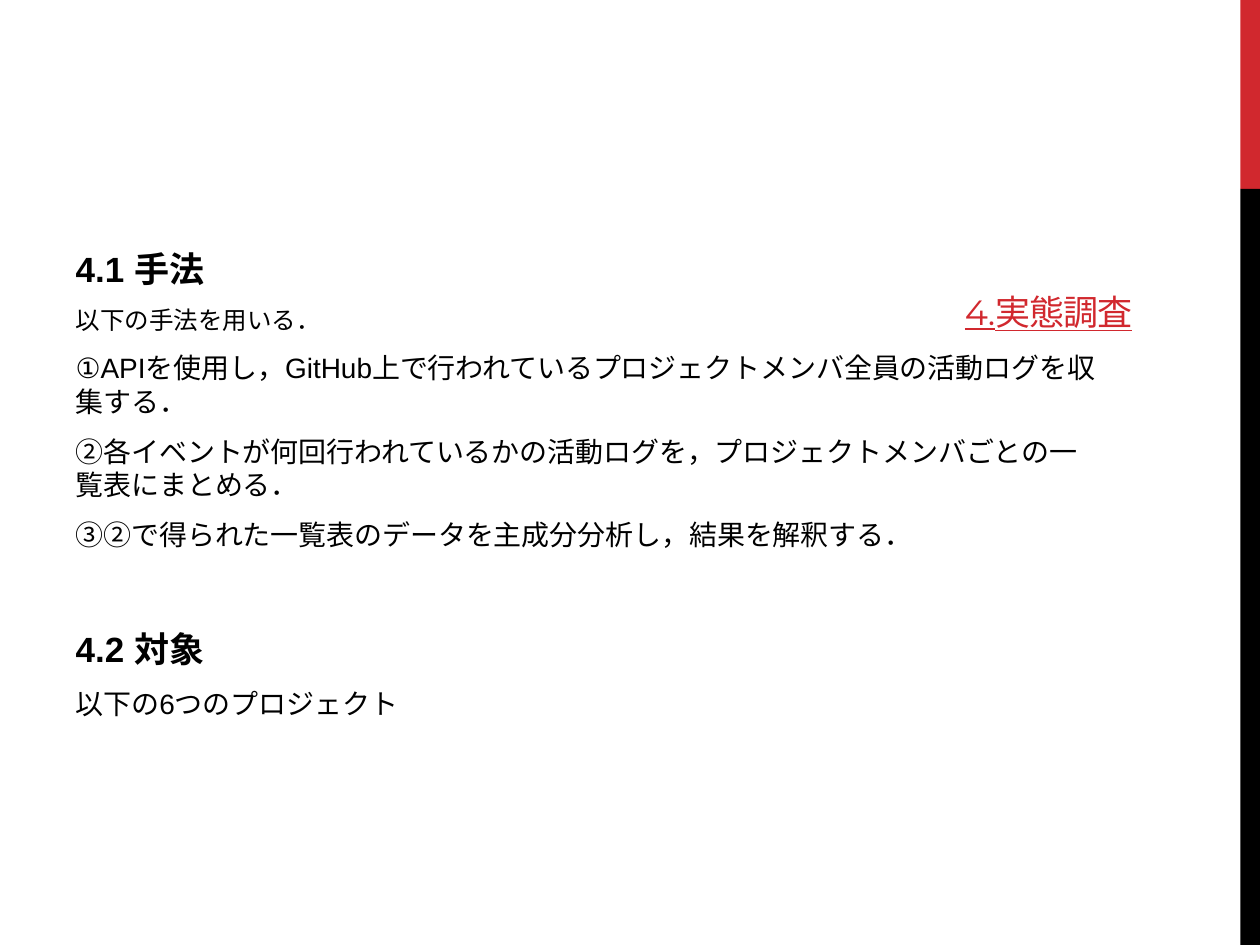
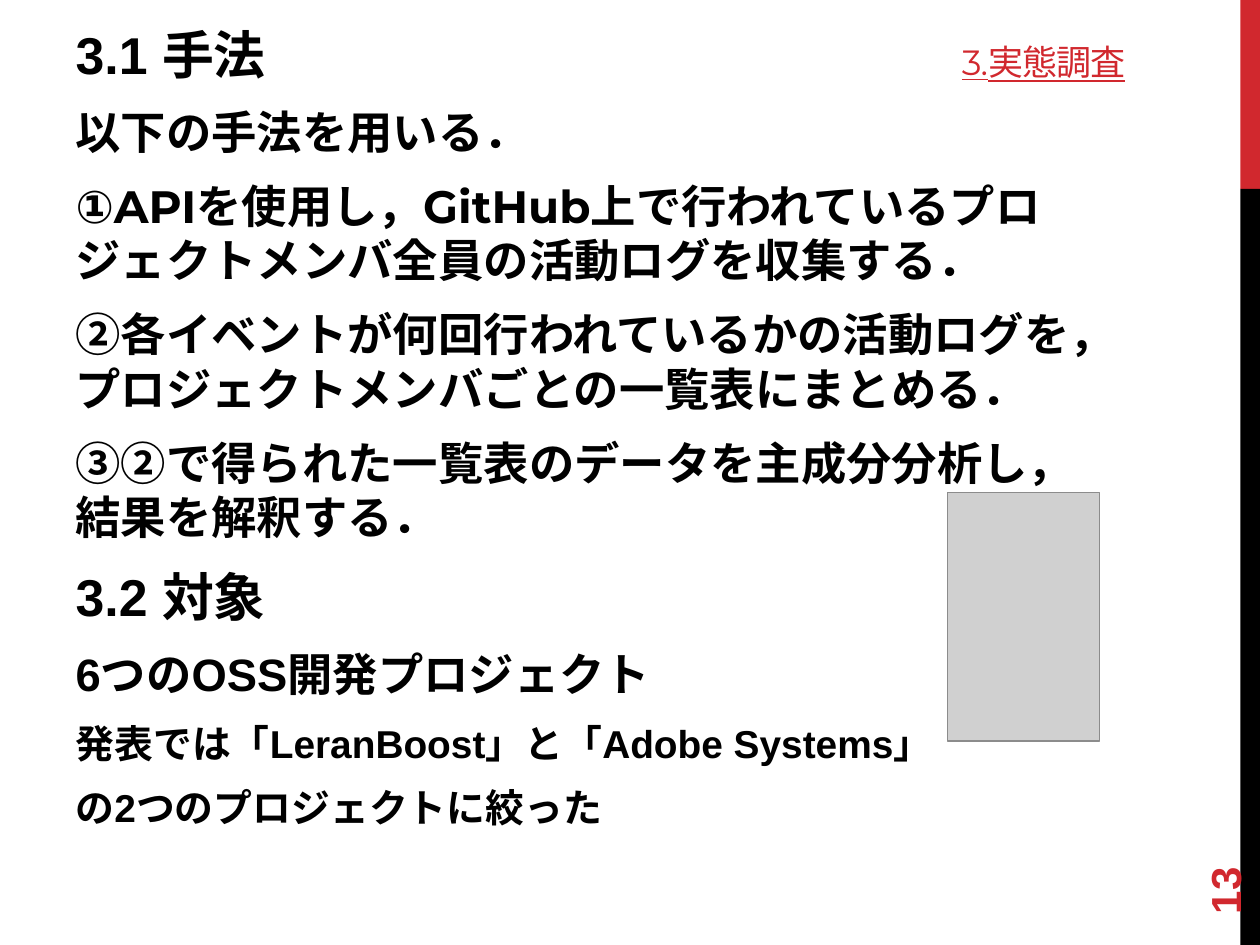
Before and after one commit to keimatsui/kadai, a slide deck: slide 13 of 卒業論文/2012/関口元基/パワポ.pptx (slide 15 before the commit). Drawn at 1260x945 pixels with LibreOffice and Linux fonts; fonts in the diff are those of the drawing; grey boxes stand for pictures. Boxes give left, top, right and bottom in pixels: in the first picture for what was removed or moved away, otherwise in the second. Text is boxed around its words. In the diff, an @@ line names an element or a change of style, - is before the commit and + after.

```diff
--- a/卒業論文/2012/関口元基/パワポ.pptx
+++ b/卒業論文/2012/関口元基/パワポ.pptx
@@ text "3.1 手法" moved from (x1=76, y1=252, x2=1078, y2=717) to (x1=76, y1=30, x2=1115, y2=826) @@
@@ text at (x1=76, y1=30, x2=266, y2=79): text changed; size 20 to 29.6 pt @@
-4.1 手法
+3.1 手法
@@ text at (x1=962, y1=45, x2=1125, y2=82): text changed @@
-4.実態調査
+3.実態調査
@@ text at (x1=76, y1=110, x2=1115, y2=538): size 14 to 25.9 pt in "以下の手法を用いる．"; font Arial to Montserrat, bold on in "以下の手法を用いる．", "①APIを使用し，GitHub上で行われているプロジェクトメンバ全員の活動ログを収集する．", "②各イベントが何回行われているかの活動ログを，プロジェクトメンバごとの一覧表にまとめる．", "③②で得られた一覧表のデータを主成分分析し，結果を解釈する．"; size 16 to 25.9 pt in "①APIを使用し，GitHub上で行われているプロジェクトメンバ全員の活動ログを収集する．", "②各イベントが何回行われているかの活動ログを，プロジェクトメンバごとの一覧表にまとめる．", "③②で得られた一覧表のデータを主成分分析し，結果を解釈する．"; more space between paragraphs @@
@@ picture added at (x1=948, y1=493, x2=1099, y2=741) @@
@@ text at (x1=76, y1=572, x2=933, y2=826): text changed; size 16 to 22.2 pt; bold on @@
-4.2 対象
-以下の6つのプロジェクト
+3.2 対象
+6つのOSS開発プロジェクト
+発表では「LeranBoost」と「Adobe Systems」
+の2つのプロジェクトに絞った
@@ page number added at (x1=1203, y1=872, x2=1250, y2=914), 24 pt, text #D1282E, bold @@
+13
```
Also in this commit, not shown: 13 other slides changed, 10 slides added, 24 slides removed.
